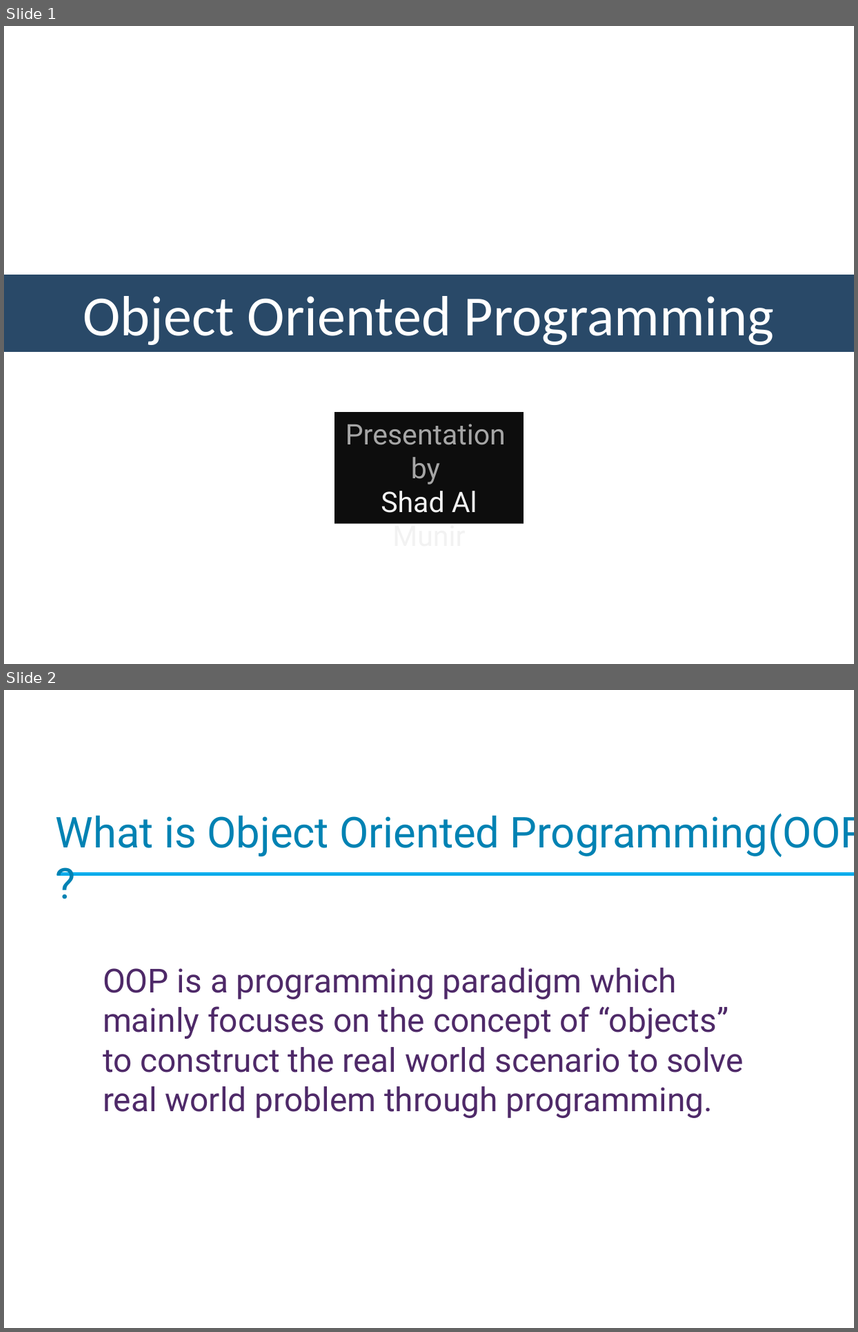
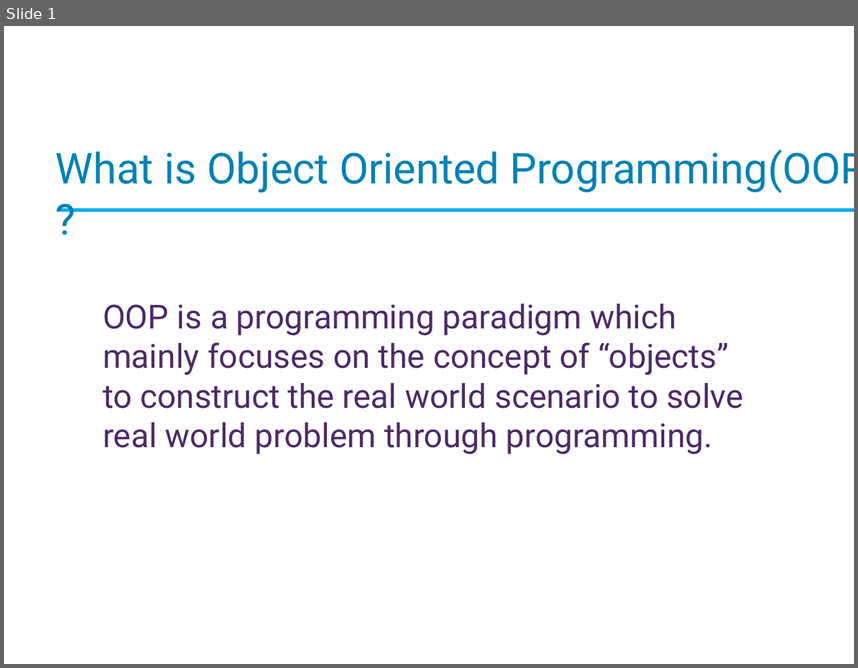
Before and after one commit to Imran4424/C-Plus-Plus-Object-Oriented, a slide deck: OOP.pptx. Shown one above the other, each under a label of ours: slides 1 and 2 before the commit, slide 1 after it. The pictures are 858x1332 and 858x668 pixels, drawn with LibreOffice and Linux fonts; fonts in the diff are those of the drawing; background and template pictures are left out. Boxes give left, top, right and bottom in pixels: in the first picture for what was removed or moved away, otherwise in the second. Text is boxed around its words. In the diff, an @@ line names an element or a change of style, - is before the commit and + after.

```diff
--- a/OOP.pptx
+++ b/OOP.pptx
@@ slide 1 removed at [4, 26, 854, 664], background picture (left out) @@
@@ rectangle removed at [4, 274, 854, 352] @@
-Object Oriented Programming
@@ rectangle removed at [335, 412, 524, 523] @@
-Presentation
-by
-Shad Al Munir
@@ what was slide 2 is now slide 1 @@
```
Also in this commit, not shown: 2 slides added, 1 other slide removed.
